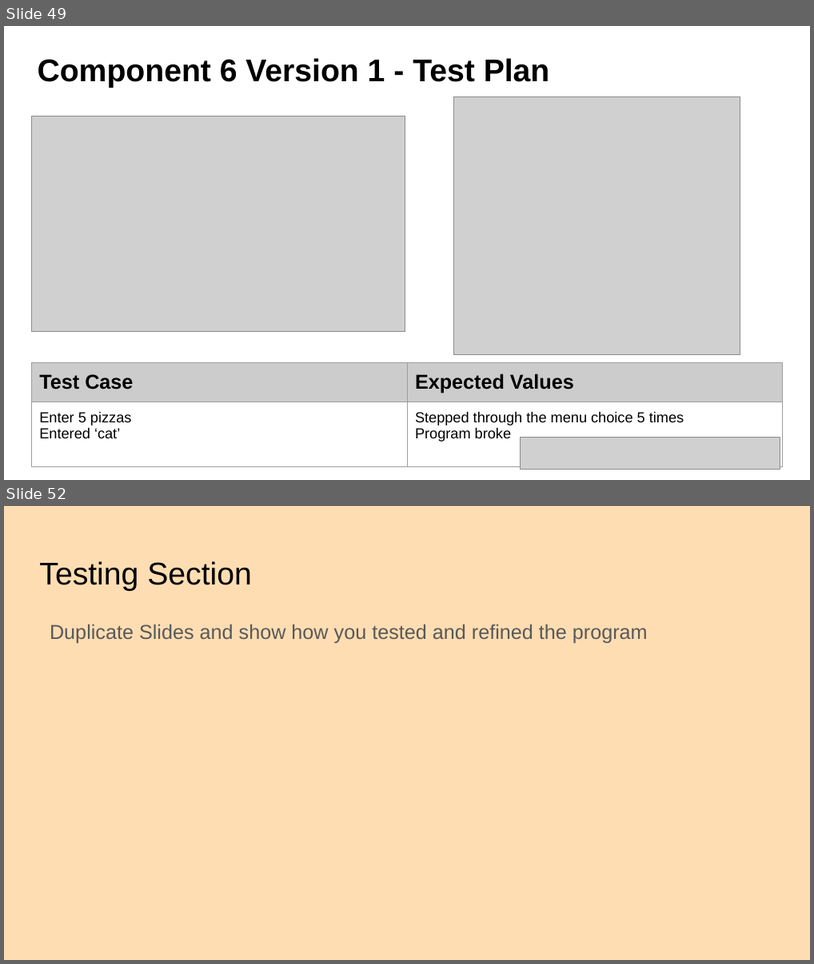
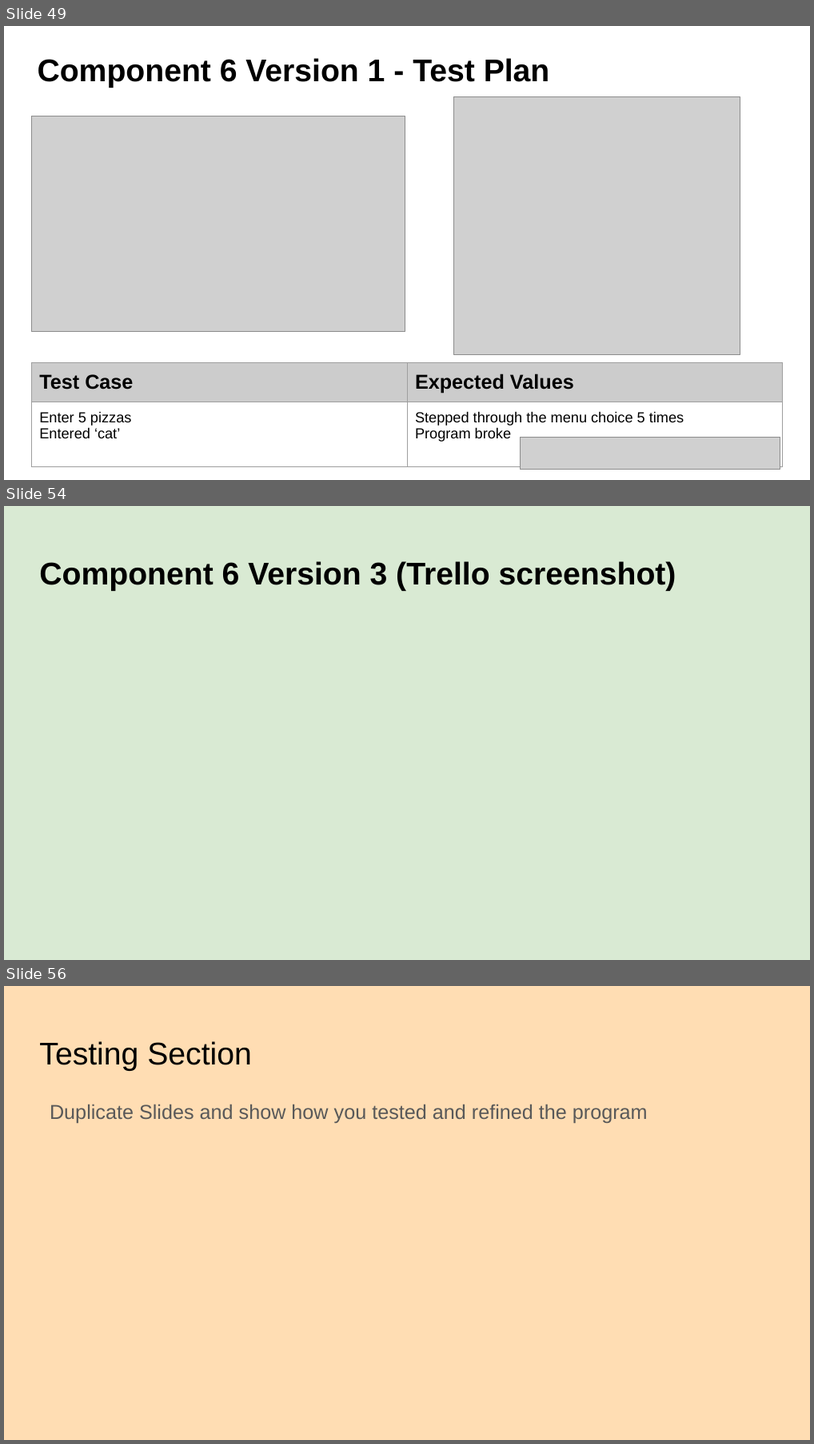
Before and after one commit to danettp/ds_nuts_bot, a slide deck: Danett Pepito - 000_91896 _ 91897 Documentation - 2150400 (Git).pptx. Shown one above the other, each under a label of ours: slides 49 and 52 before the commit, slides 49, 54 and 56 after it; the slides between them are not shown. The pictures are 814x964 and 814x1444 pixels, drawn with LibreOffice and Linux fonts; fonts in the diff are those of the drawing; grey boxes stand for pictures; background and template pictures are left out. Boxes give left, top, right and bottom in pixels: in the first picture for what was removed or moved away, otherwise in the second. Text is boxed around its words. In the diff, an @@ line names an element or a change of style, - is before the commit and + after.

```diff
--- a/Danett Pepito - 000_91896 _ 91897 Documentation - 2150400 (Git).pptx
+++ b/Danett Pepito - 000_91896 _ 91897 Documentation - 2150400 (Git).pptx
@@ slide 54 added at <box>4,506,810,960</box>, background picture (left out) @@
@@ title added at <box>39,561,677,591</box>, 28 pt, text #000000, bold @@
+Component 6 Version 3 (Trello screenshot)
@@ what was slide 52 is now slide 56 @@
```
Also in this commit, not shown: 2 slides changed, 4 other slides added, 1 slide removed, 1 other file.
